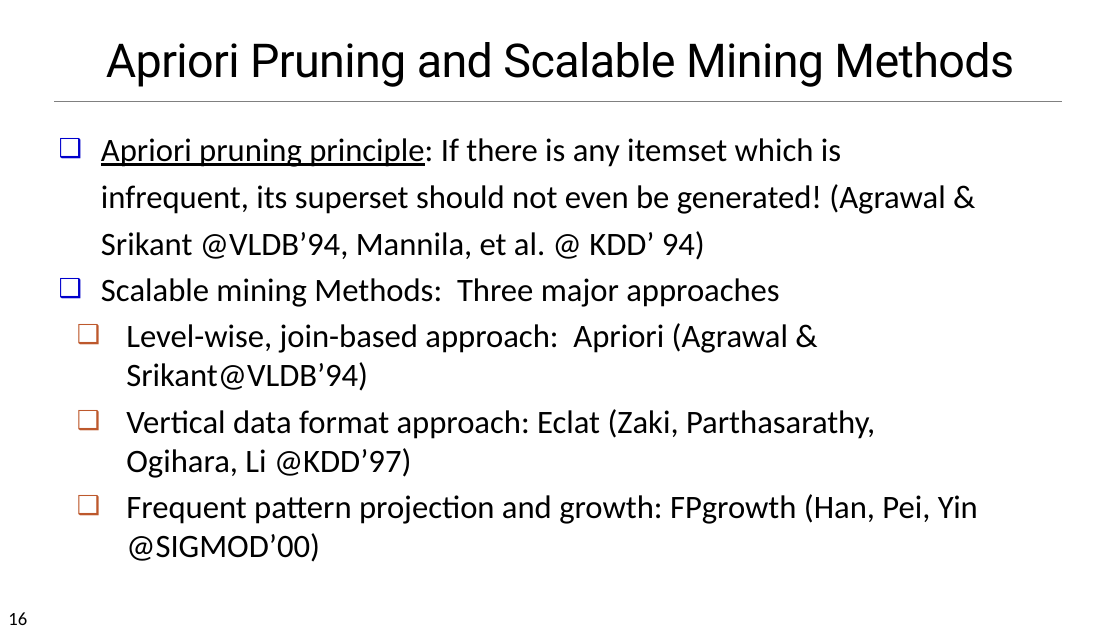
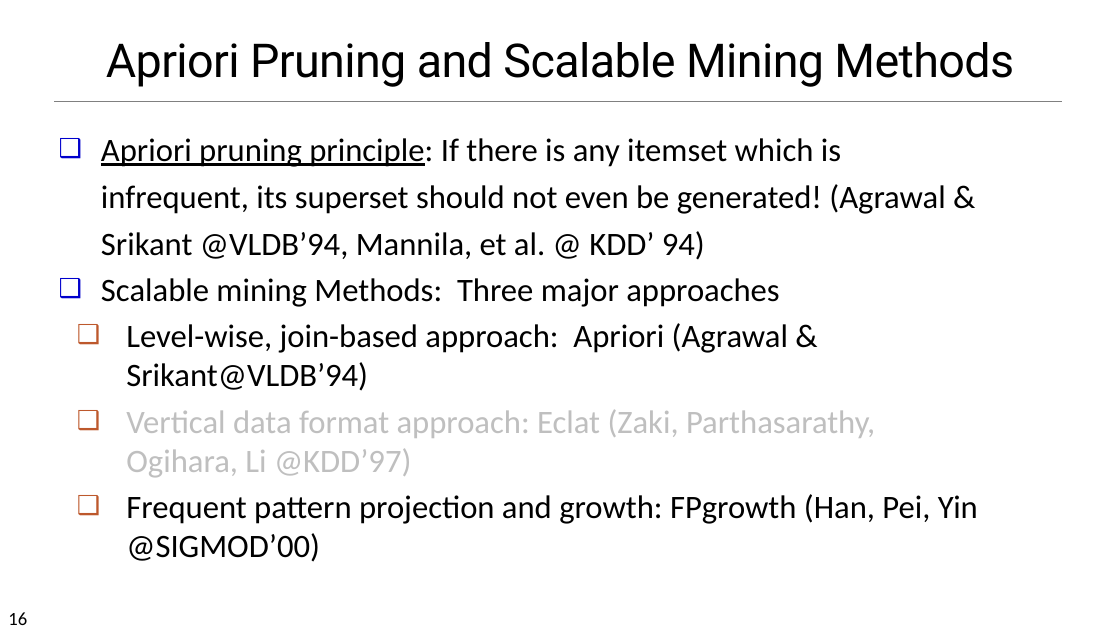
Before and after one commit to chriswjh/chriswjh.github.io, a slide deck: slide 16 of BDA_IFM/06FPBasic.pptx. Drawn at 1120x630 pixels with LibreOffice and Linux fonts; fonts in the diff are those of the drawing. Boxes give left, top, right and bottom in pixels: in the first picture for what was removed or moved away, otherwise in the second. Text is boxed around its words. In the diff, an @@ line names an element or a change of style, - is before the commit and + after.

```diff
--- a/BDA_IFM/06FPBasic.pptx
+++ b/BDA_IFM/06FPBasic.pptx
@@ text at (126, 409, 875, 477): text colour #000000 to #BFBFBF in "Vertical data format approach: Eclat (Zaki, Parthasarathy, ..." @@
```
Also in this commit, not shown: 6 other slides changed, 2 other files.
